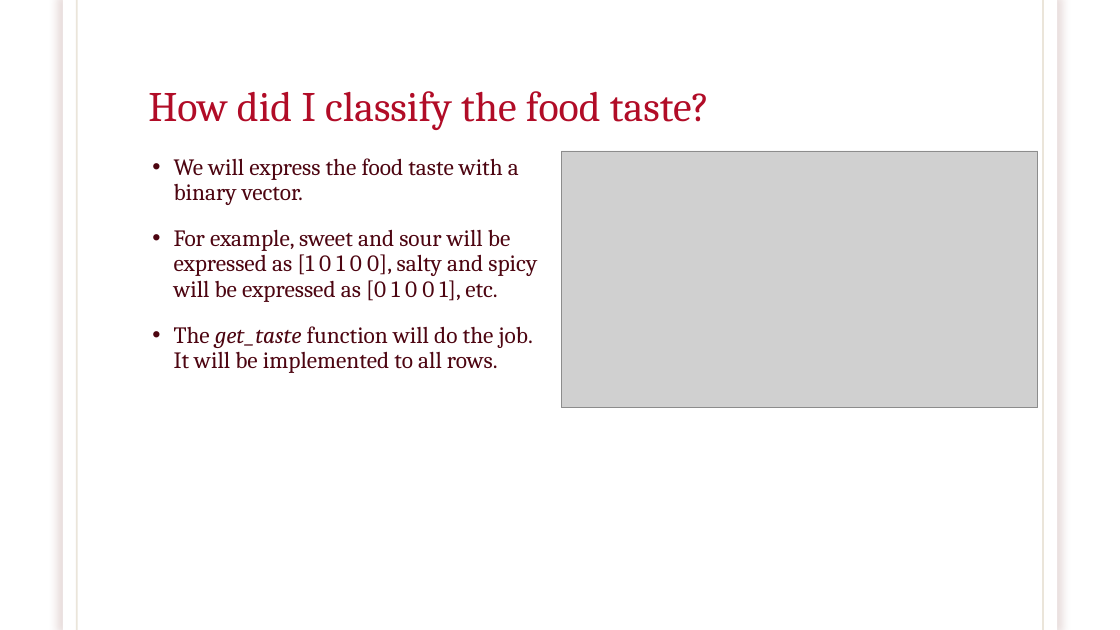
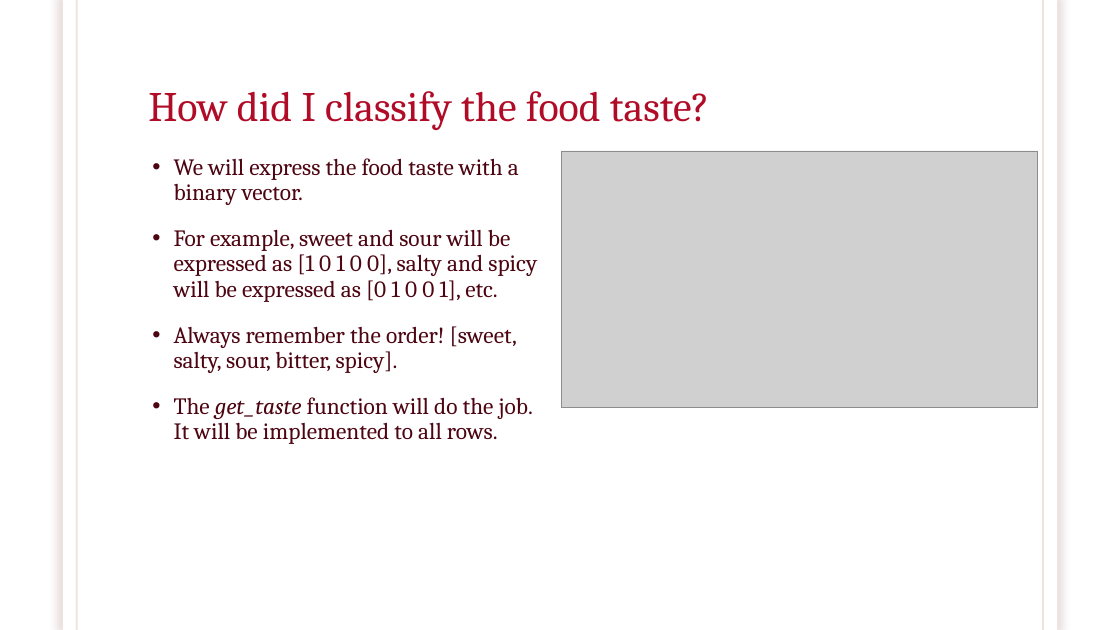
Before and after one commit to Rangga1708/Food-Recommender, a slide deck: slide 19 of Food Recommender Based on Taste.pptx. Drawn at 1120x630 pixels with LibreOffice and Linux fonts; fonts in the diff are those of the drawing; grey boxes stand for pictures; background and template pictures are left out. Boxes give left, top, right and bottom in pixels: in the first picture for what was removed or moved away, otherwise in the second. Text is boxed around its words. In the diff, an @@ line names an element or a change of style, - is before the commit and + after.

```diff
--- a/Food Recommender Based on Taste.pptx
+++ b/Food Recommender Based on Taste.pptx
@@ text at (174, 326, 517, 373): paragraph added @@
+• Always remember the order! [sweet, salty, sour, bitter, spicy].
```
Also in this commit, not shown: 17 other slides changed, 6 slides added, 1 slide removed.
